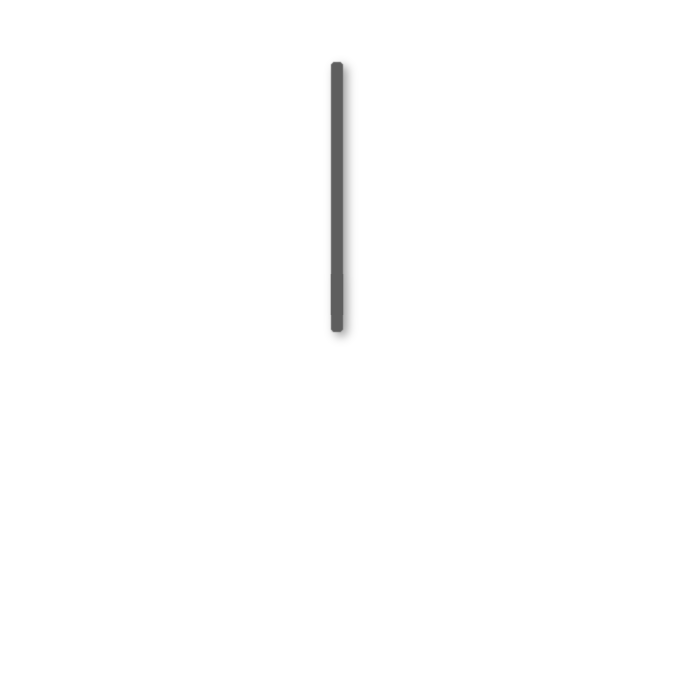
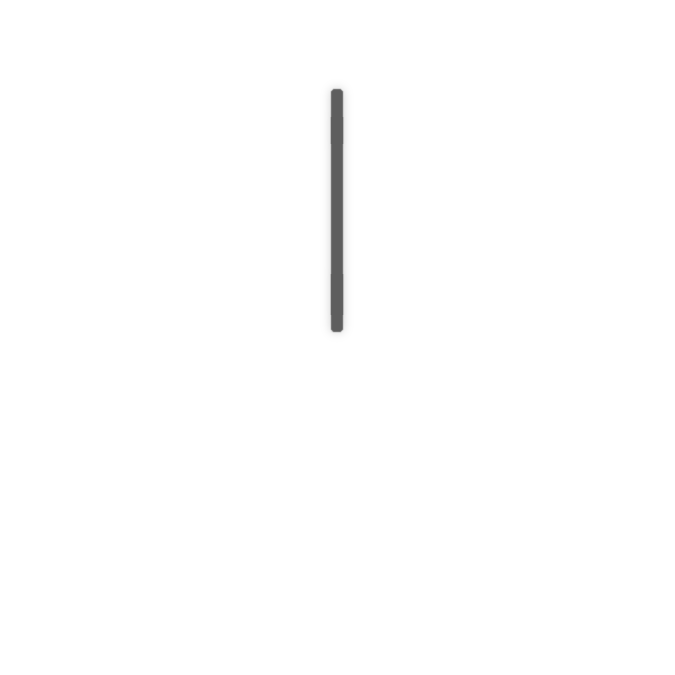
Layered file, before and after one edit (675×675). Changes by layer:
painted on "Minute_Hand@27.png" over 330, 61, 345, 144
"Drop Shadow": opacity 40% → 20%, painted on it over 324, 57, 357, 345
